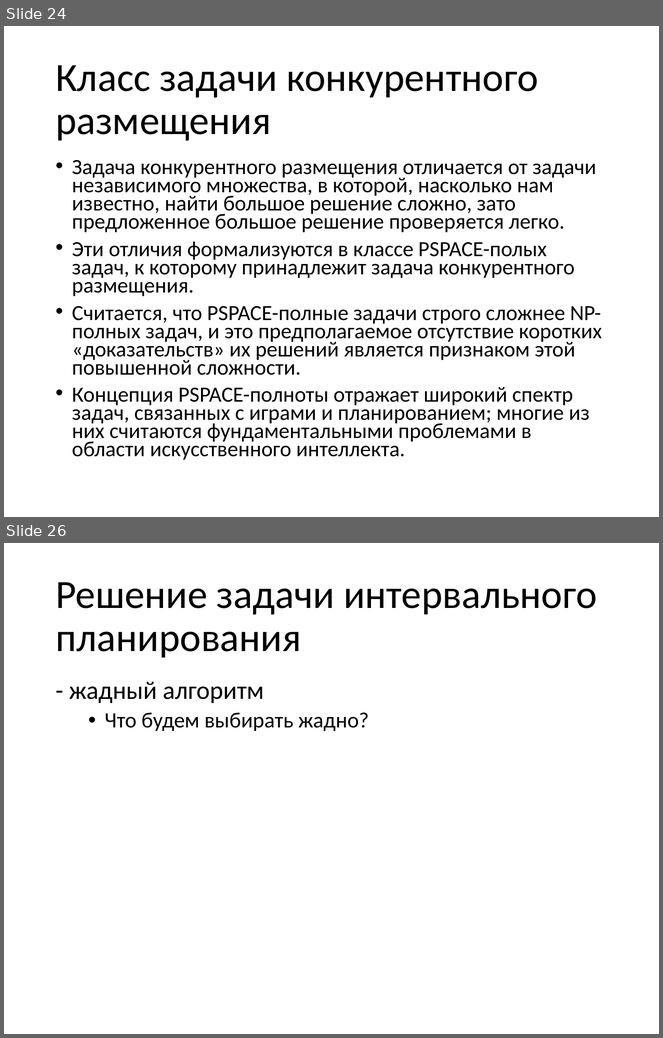
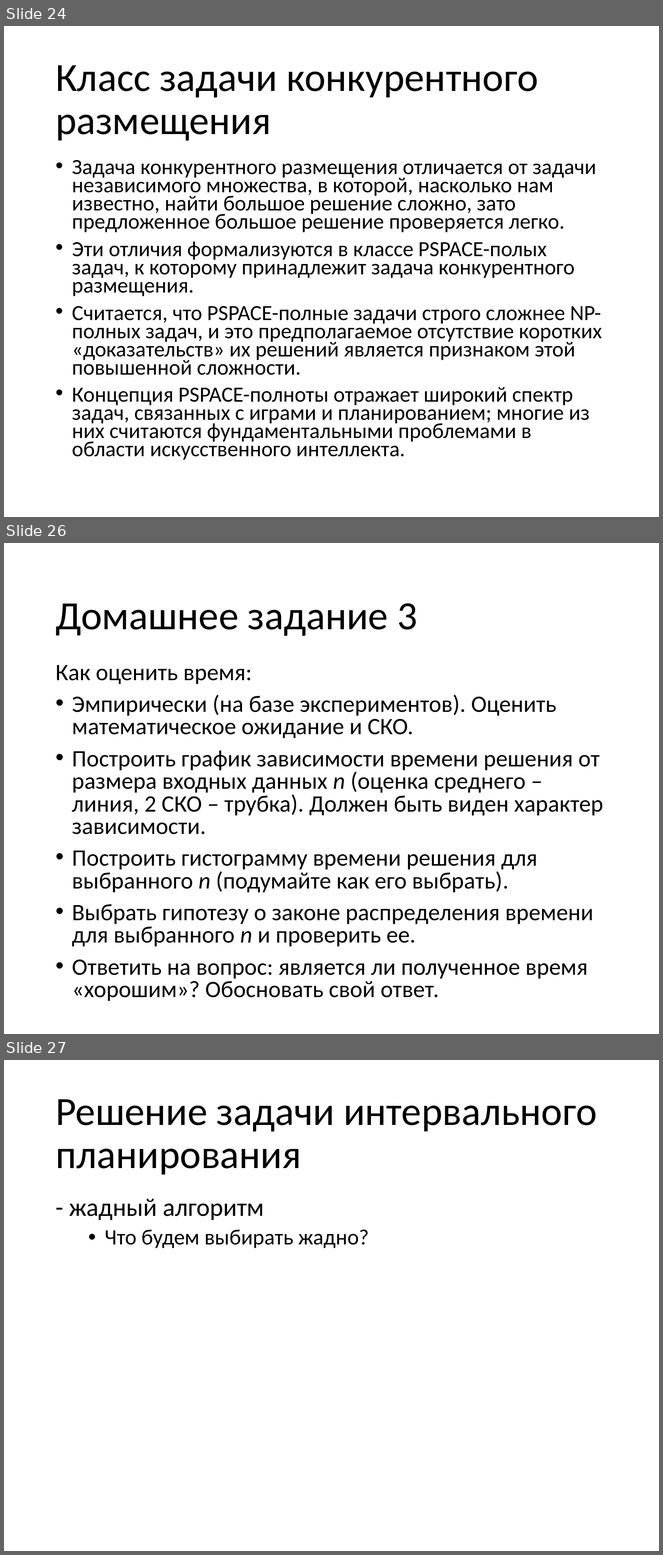
Before and after one commit to sudakov/algo-lab, a slide deck: practice.pptx. Shown one above the other, each under a label of ours: slides 24 and 26 before the commit, slides 24, 26 and 27 after it; the slides between them are not shown. The pictures are 663x1038 and 663x1555 pixels, drawn with LibreOffice and Linux fonts; fonts in the diff are those of the drawing. Boxes give left, top, right and bottom in pixels: in the first picture for what was removed or moved away, otherwise in the second. Text is boxed around its words. In the diff, an @@ line names an element or a change of style, - is before the commit and + after.

```diff
--- a/practice.pptx
+++ b/practice.pptx
@@ slide 26 added at (4,543,659,1034), background #FFFFFF @@
@@ title added at (55,603,417,636), 44 pt, text #000000 @@
+Домашнее задание 3
@@ text added at (55,665,603,1002), 25.9 pt, text #000000 @@
+Как оценить время:
+• Эмпирически (на базе экспериментов). Оценить математическое ожидание и СКО.
+• Построить график зависимости времени решения от размера входных данных n (оценка среднего – линия, 2 СКО – трубка). Должен быть виден характер зависимости.
+• Построить гистограмму времени решения для выбранного n (подумайте как его выбрать).
+• Выбрать гипотезу о законе распределения времени для выбранного n и проверить ее.
+• Ответить на вопрос: является ли полученное время «хорошим»? Обосновать свой ответ.
@@ what was slide 26 is now slide 27 @@
```
Also in this commit, not shown: 1 slide changed, 2 other files.
